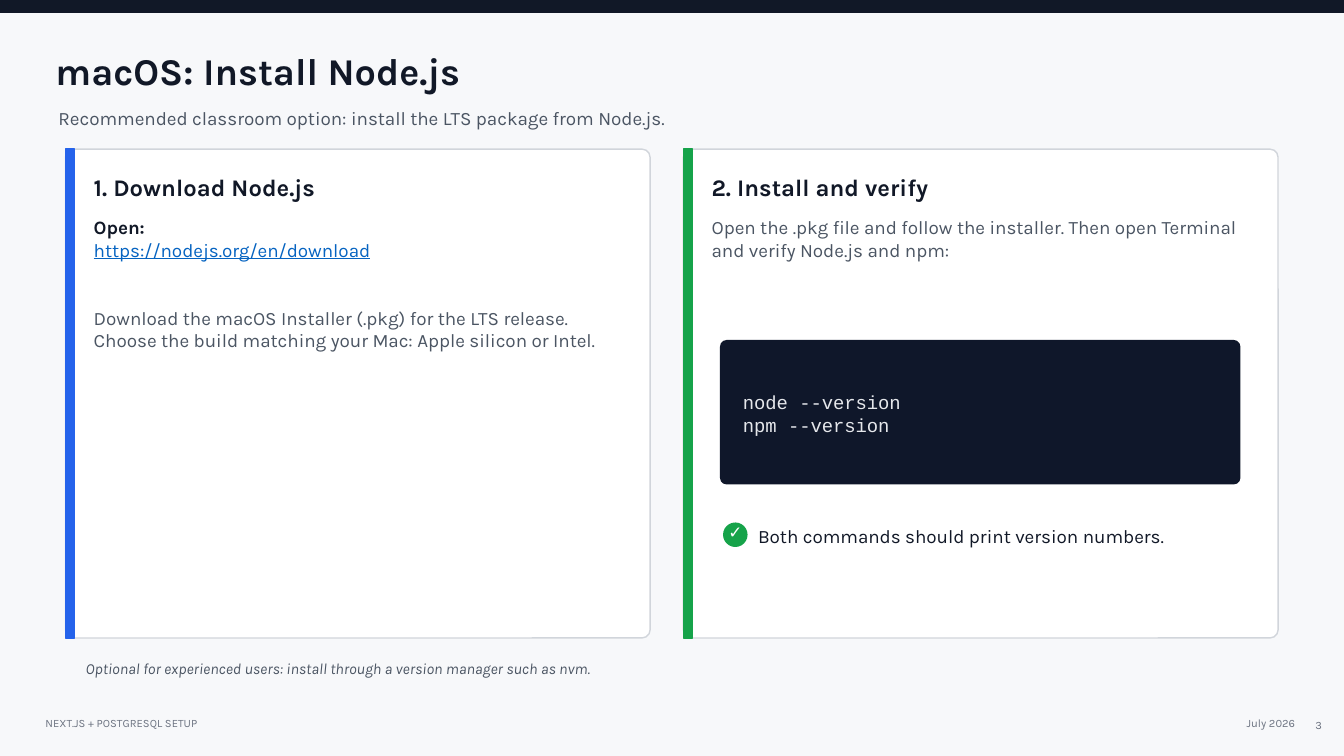
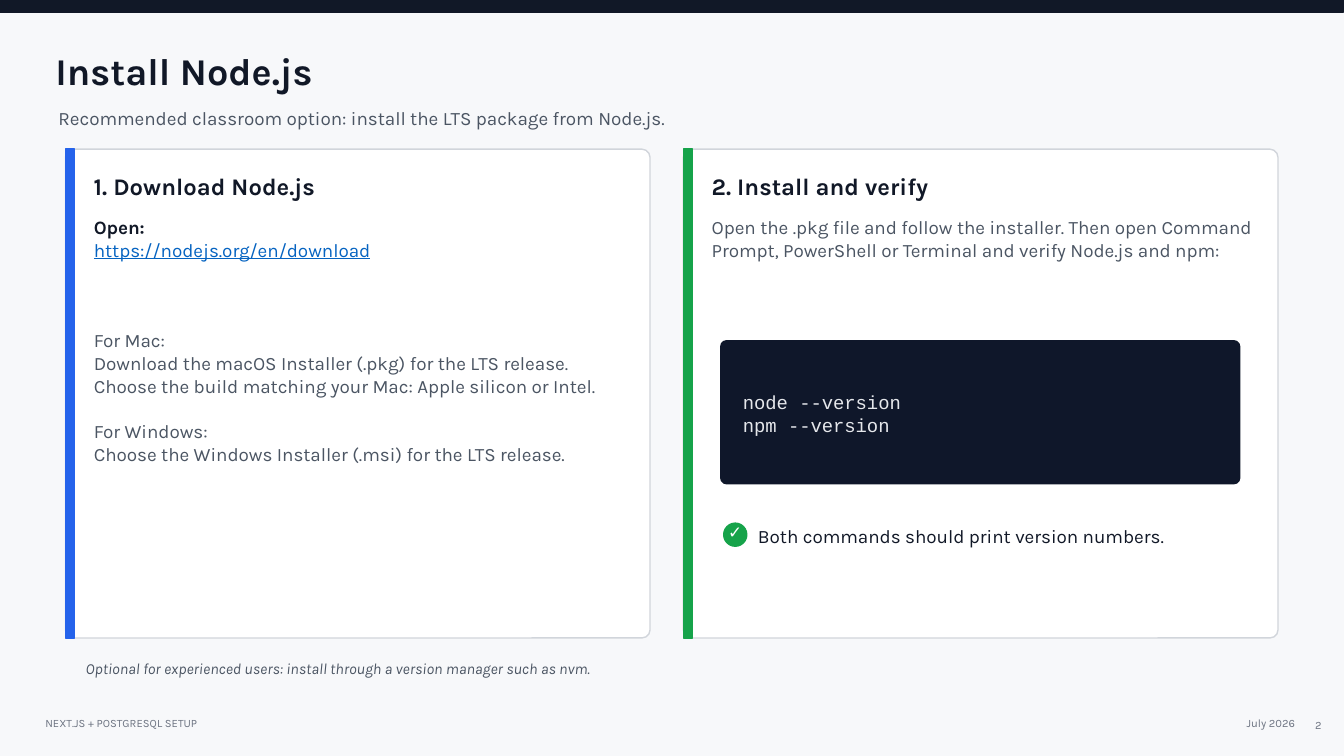
Before and after one commit to watswat5/DBToolTalk, a slide deck: slide 2 of nextjs_postgresql_setup_updated.pptx (slide 3 before the commit). Drawn at 1344x756 pixels with LibreOffice and Linux fonts; fonts in the diff are those of the drawing. Boxes give left, top, right and bottom in pixels: in the first picture for what was removed or moved away, otherwise in the second. Text is boxed around its words. In the diff, an @@ line names an element or a change of style, - is before the commit and + after.

Commit message:
Updated powerpoint

```diff
--- a/nextjs_postgresql_setup_updated.pptx
+++ b/nextjs_postgresql_setup_updated.pptx
@@ text at (x1=55, y1=58, x2=313, y2=94): text changed @@
-macOS: Install Node.js
+Install Node.js
@@ text at (x1=712, y1=221, x2=1252, y2=262): text changed @@
-Open the .pkg file and follow the installer. Then open Terminal and verify Node.js and npm:
+Open the .pkg file and follow the installer. Then open Command Prompt, PowerShell or Terminal and verify Node.js and npm:
@@ text at (x1=94, y1=335, x2=165, y2=347): paragraph added @@
+For Mac:
@@ text at (x1=94, y1=425, x2=565, y2=463): paragraphs added @@
+For Windows:
+Choose the Windows Installer (.msi) for the LTS release.
```
Also in this commit, not shown: 2 other slides changed, 1 slide removed.
